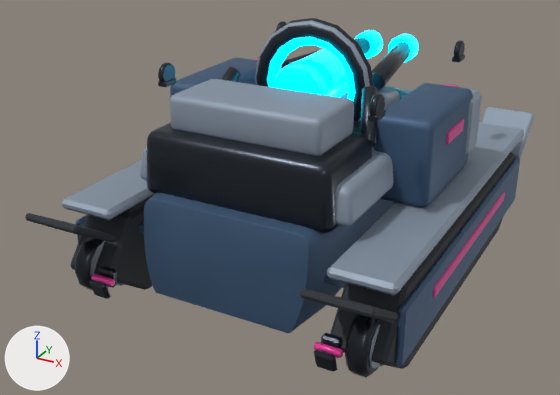
The Blender file content/source-art/surgearctank-rigged.blend as it was, and as the next commit left it.
One viewpoint serves both versions: a 50 mm camera at (1.94, -4.03, 2.4) aimed at (-0.15, -0.23, 0.5). The lights are fixed; the arrows at lower left show +X, +Y and +Z. The picture after the commit comes second.

Names of what the first picture shows: 'SurgeArcTankArc_PlasmaCore', 'SurgeArcTankArmor_Capacitor_R', 'SurgeArcTankArmor_GeneratorCover', 'SurgeArcTankArmor_GeneratorPack', 'SurgeArcTankArmor_Hull', 'SurgeArcTankArmor_UpperDeck', 'SurgeArcTankGunmetal_InductionFrame', 'SurgeArcTankTreads_ArmorSkirt_R', 'SurgeArcTankTreads_Belt_L', 'SurgeArcTankTreads_Belt_R', 'SurgeArcTankTreads_FenderTop_L', 'SurgeArcTankTreads_FenderTop_R' and 37 more.
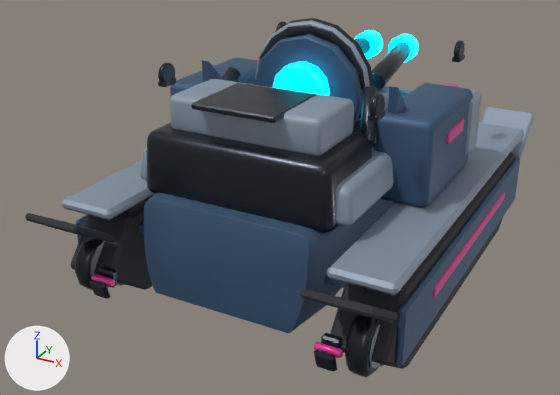
The change, as a list of edits to the scene's bpy script:
```text
Add me_surgearctankarmor_gusset_2_mesh:
    me_surgearctankarmor_gusset_2_mesh.from_pydata(...)  # 6 vertices, 5 faces; spans x -0.025..0.025, y 0.0..0.22, z 0.0..0.22
    me_surgearctankarmor_gusset_2_mesh.materials.append(mat_surgearctank_primaryarmor)
Add me_cylinder_079:
    me_cylinder_079.from_pydata(...)  # 48 vertices, 38 faces; spans x -0.34..0.34, y -0.06..0.06, z -0.34..0.34
    me_cylinder_079.materials.append(mat_surgearctank_primaryarmor)
Add me_cube_061:
    me_cube_061.from_pydata(...)  # 24 vertices, 26 faces; spans x -0.24..0.24, y -0.224..0.224, z -0.016..0.016
    me_cube_061.materials.append(mat_surgearctank_gunmetal)
Add ob_surgearctankarmor_gusset_2:
    ob_surgearctankarmor_gusset_2 = bpy.data.objects.new('SurgeArcTankArmor_Gusset_2', me_surgearctankarmor_gusset_2_mesh)
    ob_surgearctankarmor_gusset_2.location = (0.58, -0.34, 1.1)
Add ob_surgearctankarmor_gusset_1:
    ob_surgearctankarmor_gusset_1 = bpy.data.objects.new('SurgeArcTankArmor_Gusset_1', me_surgearctankarmor_gusset_2_mesh.copy())
    ob_surgearctankarmor_gusset_1.location = (-0.58, -0.34, 1.1)
Add ob_surgearctankarc_pedestalcollar:
    ob_surgearctankarc_pedestalcollar = bpy.data.objects.new('SurgeArcTankArc_PedestalCollar', me_cylinder_079)
    ob_surgearctankarc_pedestalcollar.location = (0.0, -0.15, 1.16)
Add ob_surgearctankengine_radiatorcavity:
    ob_surgearctankengine_radiatorcavity = bpy.data.objects.new('SurgeArcTankEngine_RadiatorCavity', me_cube_061)
    ob_surgearctankengine_radiatorcavity.location = (0.0, -0.762, 1.27)
```

Where the change shows, as pixel boxes (x1, y1, x2, y2) in the pictures (560 x 395 px):
'SurgeArcTankArc_PedestalCollar', added (blue)
    after: (255, 34, 362, 124)
'SurgeArcTankEngine_RadiatorCavity', added
    after: (191, 83, 316, 123)
'SurgeArcTankArmor_Gusset_2', added
    after: (388, 86, 406, 114)
'SurgeArcTankArmor_Gusset_1', added
    after: (202, 60, 221, 82)
'SurgeArcTankArc_InductionCoil', unchanged, covered by the edit
    before: (267, 37, 356, 101)
